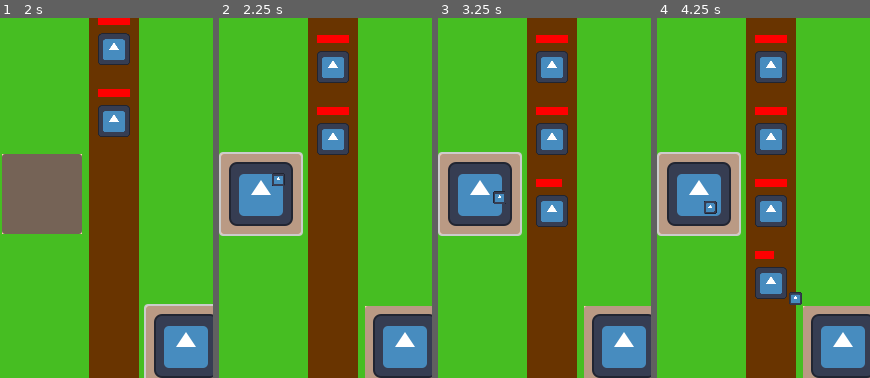
Above: before the commit, frames 1-4 (left to right).
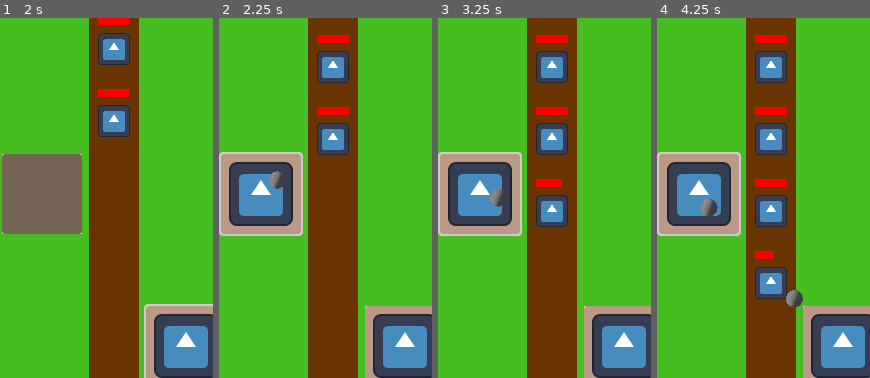
Above: after the commit, the same moments.

Repository: wbryceangell/godot_tower_defense
Game: Godot game, scene res://main.tscn
The game is run twice, just before and just after one commit, with the same random seed, the same clock (stepped at 60 frames per second) and the same inputs. The engine's default icon, where the game draws it, is replaced by a stand-in: a white triangle on a blue panel in a dark square.
Inputs (mouse positions are % of the whole screen's width and height, from its top left):
- Up to frame 1 (2 s): click "Start Level" at 0.5 s; click (67, 46) at 1.27 s
- Up to frame 2 (2.25 s): click (33, 24) at 2 s
- Up to frame 3 (3.25 s): no input
- Up to frame 4 (4.25 s): no input
The pictures show only the part of the screen within x 23-73%, y 0-50%; the shares and areas given below are measured in that part.

Frame 1 is identical in both runs. In frame 2, 0.3% of the frame differs, in the area x 23-31%, y 42-48%; in frame 3, 0.2%; in frame 4, 0.5%, in the area x 20-69%, y 50-81%.

Commit message:
Added cannonball art for ball projectile

Diff:
--- a/projectiles/ball/ball.tscn
+++ b/projectiles/ball/ball.tscn
@@ -1,7 +1,7 @@
 [gd_scene load_steps=4 format=3 uid="uid://cfjbmwa7mb4sc"]
 
 [ext_resource type="Script" path="res://projectiles/ball/ball.gd" id="1_amaop"]
-[ext_resource type="Texture2D" uid="uid://d2nh4gp0c03oi" path="res://icon.svg" id="2_liro6"]
+[ext_resource type="Texture2D" uid="uid://bwfrwrqhfampo" path="res://projectiles/ball/cannonball.png" id="2_pmwv5"]
 
 [sub_resource type="CircleShape2D" id="CircleShape2D_6jyee"]
 radius = 8.0
@@ -11,8 +11,9 @@
 script = ExtResource("1_amaop")
 
 [node name="Sprite2D" type="Sprite2D" parent="."]
-scale = Vector2(0.1, 0.1)
-texture = ExtResource("2_liro6")
+position = Vector2(5.96046e-08, -0.400001)
+scale = Vector2(0.015625, 0.0160156)
+texture = ExtResource("2_pmwv5")
 
 [node name="CollisionShape2D" type="CollisionShape2D" parent="."]
 shape = SubResource("CircleShape2D_6jyee")
Binary file added: projectiles/ball/cannonball.png
Not shown, added: projectiles/ball/cannonball.png.import
